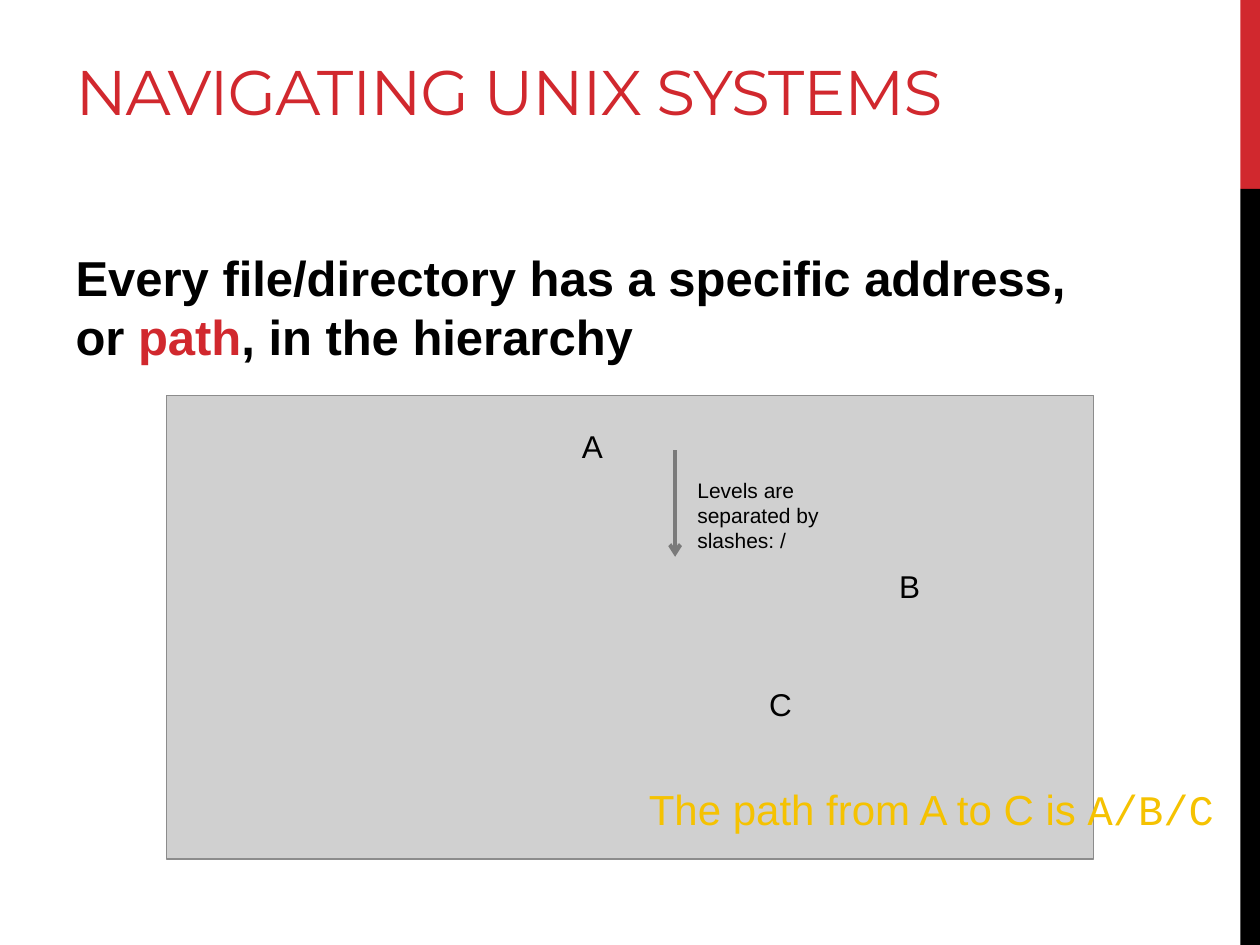
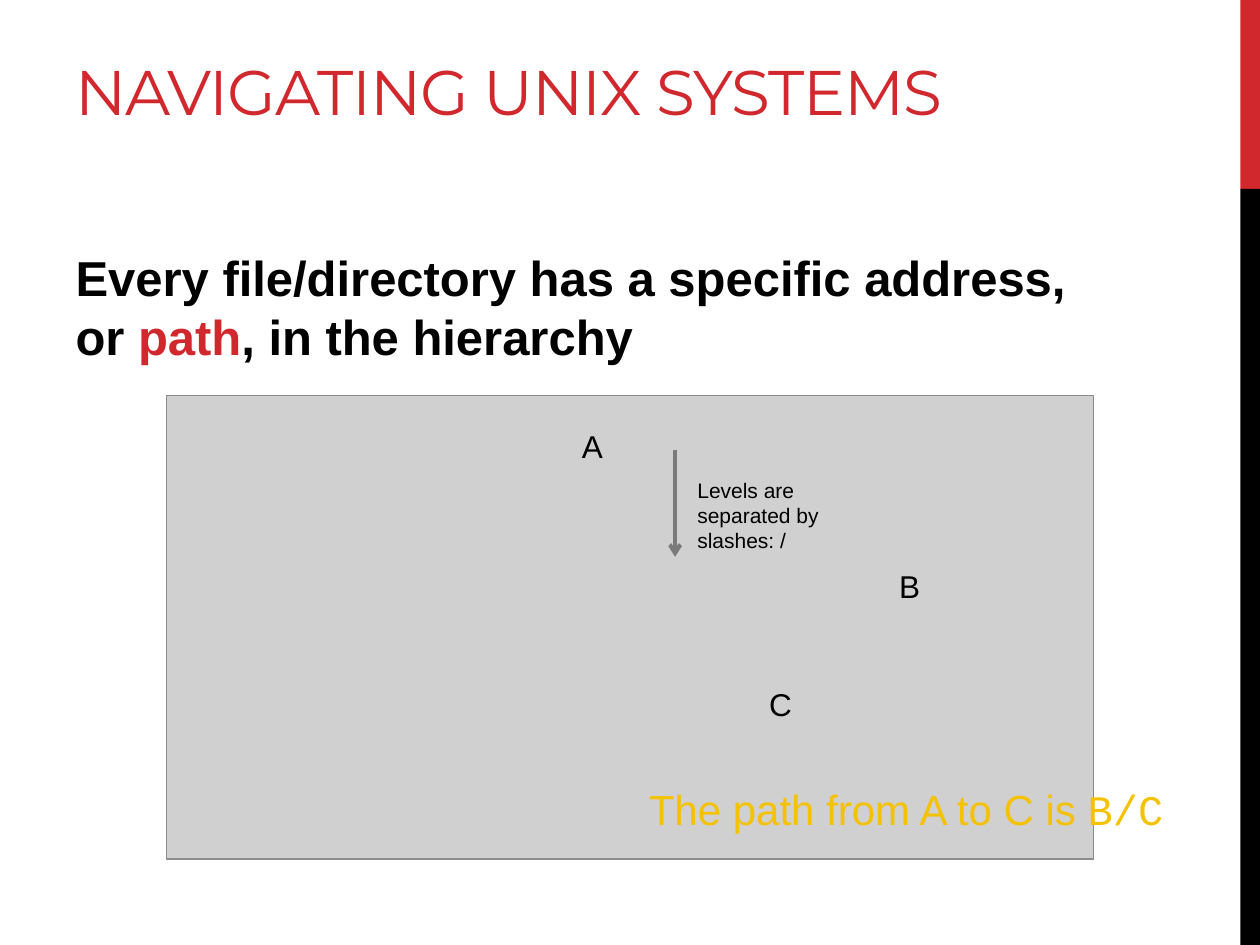
Before and after one commit to BjornFJohansson/ccbb_bigdata2015_python, a slide deck: slide 12 of slides/day1_slides.pptx. Drawn at 1260x945 pixels with LibreOffice and Linux fonts; fonts in the diff are those of the drawing; grey boxes stand for pictures. Boxes give left, top, right and bottom in pixels: in the first picture for what was removed or moved away, otherwise in the second. Text is boxed around its words. In the diff, an @@ line names an element or a change of style, - is before the commit and + after.

Commit message:
added cd ..

```diff
--- a/slides/day1_slides.pptx
+++ b/slides/day1_slides.pptx
@@ text at bbox=[649, 794, 1164, 838]: text changed @@
-The path from A to C is A/B/C
+The path from A to C is B/C
```
Also in this commit, not shown: 1 other slide changed, 2 slides added.
